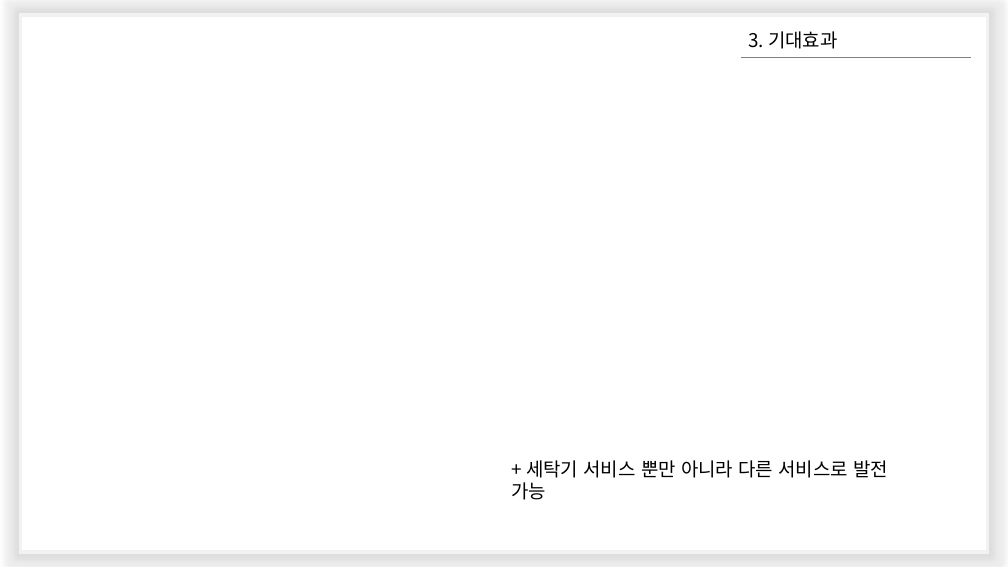
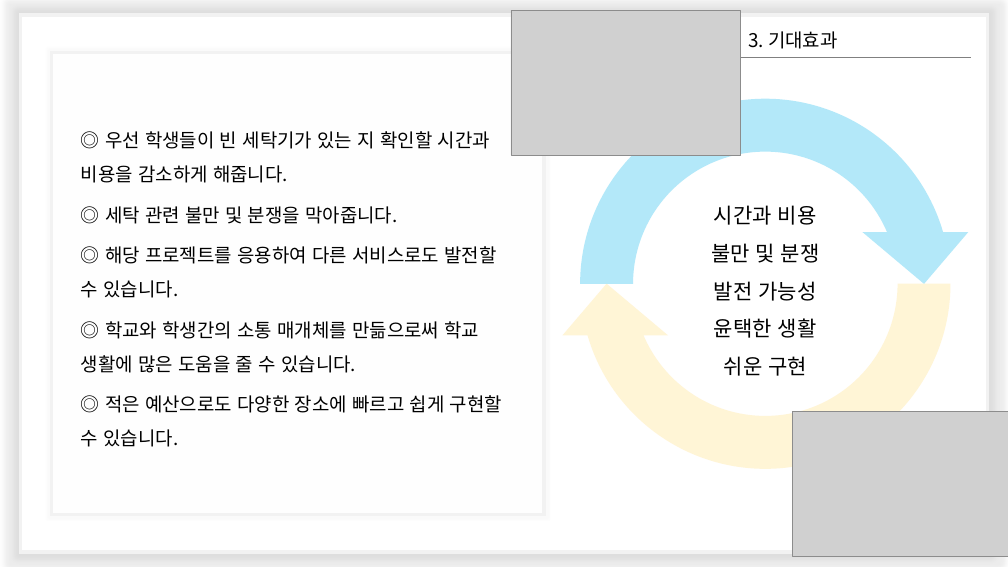
Before and after one commit to wonsokchoi/16project, a slide deck: slide 5 of team_ppt/Find Sit Project 제안서.pptx. Drawn at 1008x567 pixels with LibreOffice and Linux fonts; fonts in the diff are those of the drawing; grey boxes stand for pictures; background and template pictures are left out. Boxes give left, top, right and bottom in pixels: in the first picture for what was removed or moved away, otherwise in the second. Text is boxed around its words. In the diff, an @@ line names an element or a change of style, - is before the commit and + after.

```diff
--- a/team_ppt/Find Sit Project 제안서.pptx
+++ b/team_ppt/Find Sit Project 제안서.pptx
@@ picture added at bbox=[511, 11, 741, 156] @@
@@ rounded rectangle added at bbox=[51, 52, 544, 514], fill #FFFFFF at 95% opacity, outline #F2F2F2 3 pt, 18 pt, text #000000 @@
+◎ 우선 학생들이 빈 세탁기가 있는 지 확인할 시간과 비용을 감소하게 해줍니다.
+◎ 세탁 관련 불만 및 분쟁을 막아줍니다.
+◎ 해당 프로젝트를 응용하여 다른 서비스로도 발전할 수 있습니다.
+◎ 학교와 학생간의 소통 매개체를 만듦으로써 학교 생활에 많은 도움을 줄 수 있습니다.
+◎ 적은 예산으로도 다양한 장소에 빠르고 쉽게 구현할 수 있습니다.
@@ circular arrow added at bbox=[554, 73, 977, 496], fill #42C7F1 at 40% opacity @@
@@ circular arrow added at bbox=[554, 72, 977, 495], fill #FFE699 at 40% opacity @@
@@ text added at bbox=[711, 205, 820, 376], 20 pt, text #000000 @@
+시간과 비용
+불만 및 분쟁
+발전 가능성
+윤택한 생활
+쉬운 구현
@@ picture added at bbox=[793, 412, 1008, 557] @@
@@ text removed at bbox=[526, 460, 888, 478] @@
-+ 세탁기 서비스 뿐만 아니라 다른 서비스로 발전 가능
```
Also in this commit, not shown: 6 other slides changed, 1 slide added, 2 other files.
